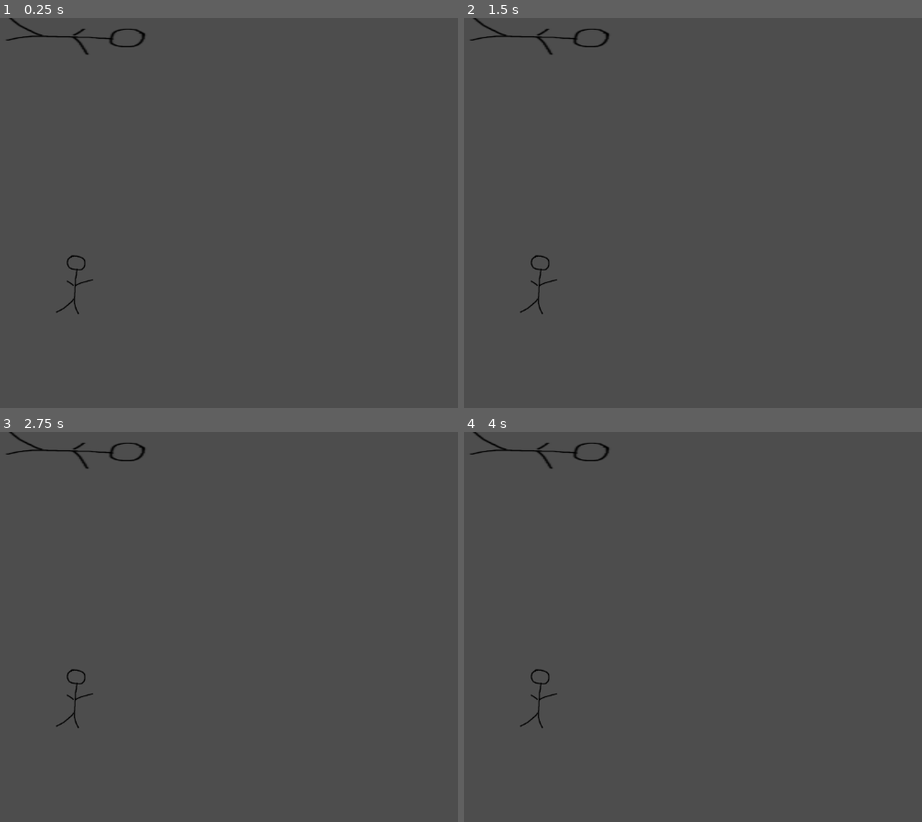
Above: before the commit, frames 1-4 (two rows, left to right).
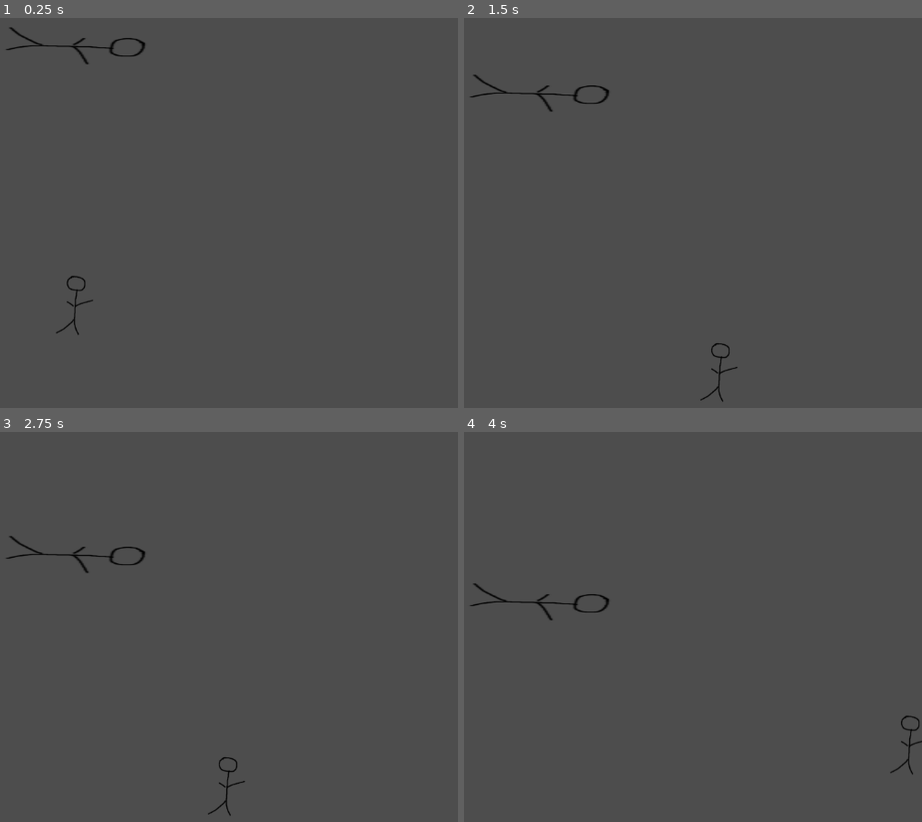
Above: after the commit, the same moments.

Repository: alfredmakes/LD54-Limited-Space
Game: Godot game, scene res://scenes/main.tscn
Two runs of this game, one before a commit and one after it. Both use one fixed random seed, a clock stepped at 60 frames per second and the inputs below.
Inputs:
- Up to frame 1 (0.25 s): no input
- Up to frame 2 (1.5 s): tap Enter (ui_accept) at 0.5, 0.6, 0.77, 1.07, 1.35 s; hold Right (ui_right) from 0.53 s (still down)
- Up to frame 3 (2.75 s): tap Enter (ui_accept) at 1.52, 1.82, 2.1 s; release Right (ui_right) at 2.03 s; hold Left (ui_left) from 2.03 s (still down)
- Up to frame 4 (4 s): release Left (ui_left) at 2.78 s; hold Right (ui_right) from 2.78 s (still down); tap Enter (ui_accept) at 2.85, 3.02, 3.32, 3.6, 3.77 s

The runs differ from the first frame. In frame 1, 0.7% of the frame differs, in the area x 1-32%, y 0-82%; in frame 2, 0.8%; in frame 3, 0.8%; in frame 4, 0.8%, in the area x 1-100%, y 0-88%.

Commit message:
Block moves down and player moves

Diff:
--- a/scenes/obstacles/Block.tscn
+++ b/scenes/obstacles/Block.tscn
@@ -7,6 +7,7 @@
 size = Vector2(221, 44)
 
 [node name="Block" type="AnimatableBody2D"]
+sync_to_physics = false
 script = ExtResource("1_eiiv0")
 
 [node name="CollisionShape2D" type="CollisionShape2D" parent="."]
--- a/scenes/obstacles/block.gd
+++ b/scenes/obstacles/block.gd
@@ -1,11 +1,7 @@
 extends AnimatableBody2D
 
-
-# Called when the node enters the scene tree for the first time.
-func _ready() -> void:
-	pass # Replace with function body.
+@export var fall_speed: float = 1.0
 
 
-# Called every frame. 'delta' is the elapsed time since the previous frame.
-func _process(delta: float) -> void:
-	pass
+func _physics_process(delta: float) -> void:
+	move_and_collide(Vector2(0,fall_speed))
--- a/scenes/player/Player.tscn
+++ b/scenes/player/Player.tscn
@@ -1,14 +1,14 @@
 [gd_scene load_steps=4 format=3 uid="uid://b2s17wdt5ht62"]
 
 [ext_resource type="Texture2D" uid="uid://nm6og27mweov" path="res://assets/sprites/test.png" id="1_kl7kj"]
-[ext_resource type="Script" path="res://scenes/player/player.gd" id="1_yuub4"]
+[ext_resource type="Script" path="res://scenes/player/Player.gd" id="1_tkmpq"]
 
 [sub_resource type="CapsuleShape2D" id="CapsuleShape2D_nk0v0"]
 radius = 26.0
 height = 88.0
 
 [node name="Player" type="CharacterBody2D"]
-script = ExtResource("1_yuub4")
+script = ExtResource("1_tkmpq")
 
 [node name="CollisionShape2D" type="CollisionShape2D" parent="."]
 shape = SubResource("CapsuleShape2D_nk0v0")
--- a/scenes/player/player.gd
+++ b/scenes/player/player.gd
@@ -1,11 +1,33 @@
 extends CharacterBody2D
 
 
-# Called when the node enters the scene tree for the first time.
-func _ready() -> void:
-	pass # Replace with function body.
+const SPEED = 300.0
+const JUMP_VELOCITY = -400.0
+
+# Get the gravity from the project settings to be synced with RigidBody nodes.
+var gravity: int = ProjectSettings.get_setting("physics/2d/default_gravity")
 
 
-# Called every frame. 'delta' is the elapsed time since the previous frame.
-func _process(delta: float) -> void:
-	pass
+func _physics_process(delta: float) -> void:
+	# Add the gravity.
+	if not is_on_floor():
+		velocity.y += gravity * delta
+
+	# Handle Jump.
+	if Input.is_action_just_pressed("ui_accept") and is_on_floor():
+		velocity.y = JUMP_VELOCITY
+
+	# Get the input direction and handle the movement/deceleration.
+	# As good practice, you should replace UI actions with custom gameplay actions.
+	var direction := Input.get_axis("ui_left", "ui_right")
+	if direction:
+		velocity.x = direction * SPEED
+	else:
+		velocity.x = move_toward(velocity.x, 0, SPEED)
+
+	move_and_slide()
+
+
+func _unhandled_input(event: InputEvent) -> void:
+	if event.is_action_pressed("ui_cancel"):
+		get_tree().quit()
